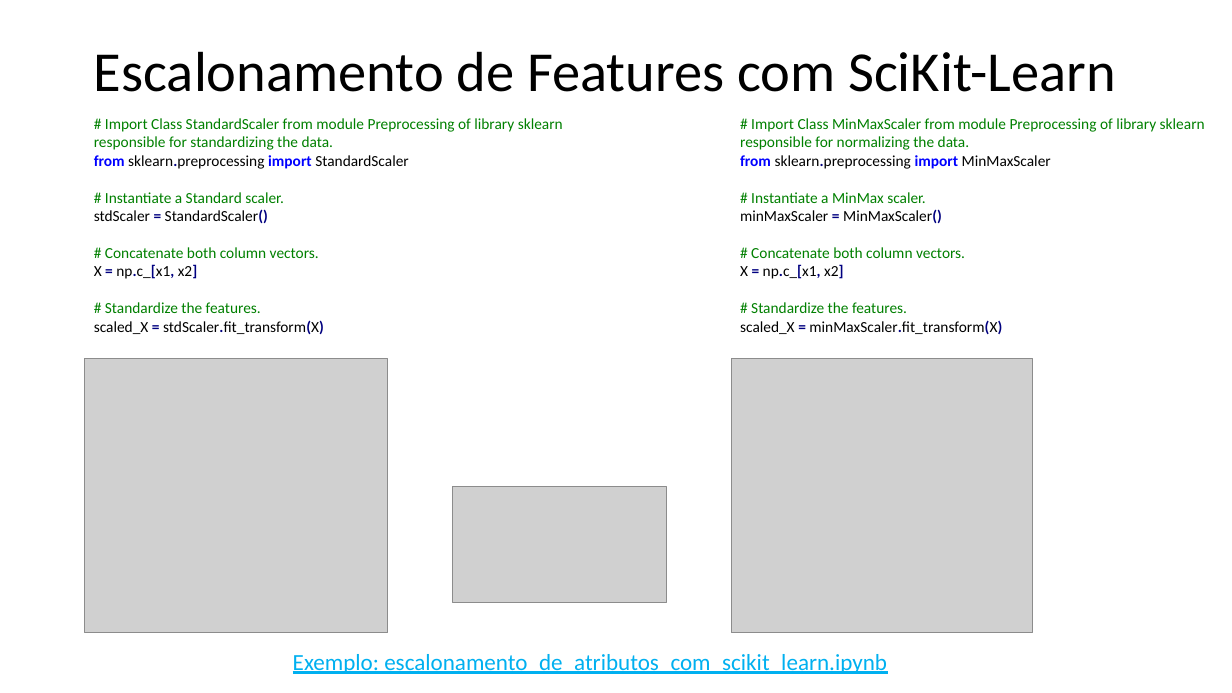
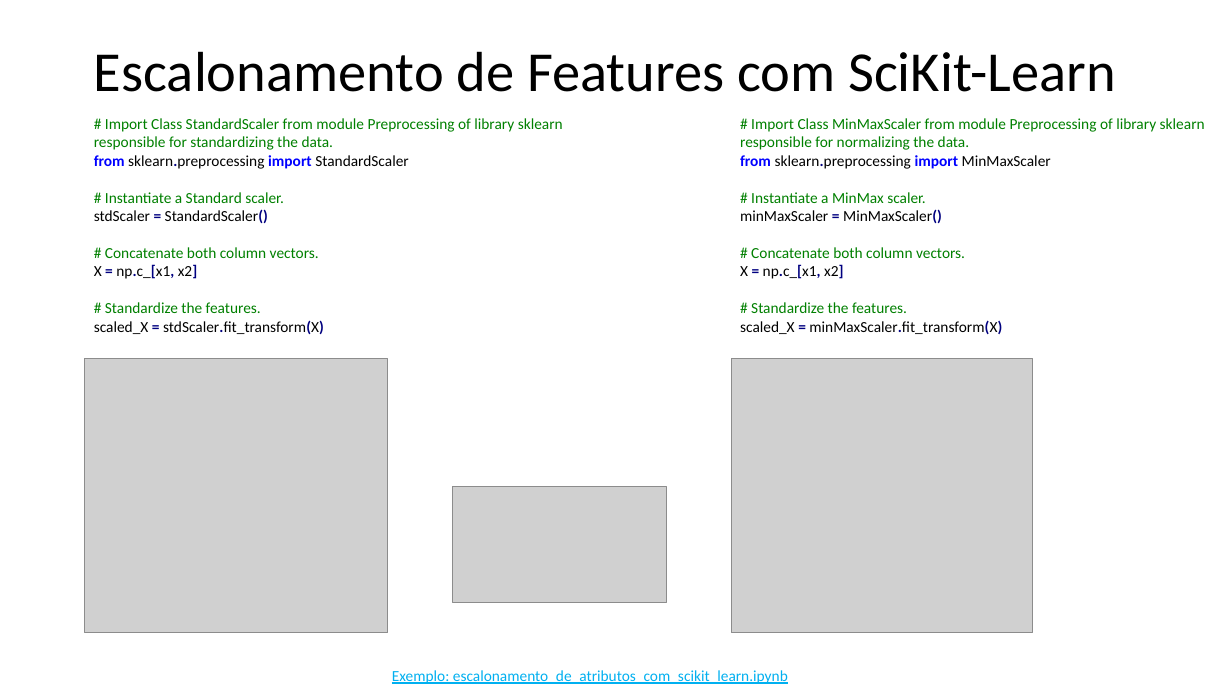
Before and after one commit to zz4fap/t319_aprendizado_de_maquina, a slide deck: slide 12 of slides/T319_Regressão_Linear (Escalonamento de Atributos).pptx. Drawn at 1232x693 pixels with LibreOffice and Linux fonts; fonts in the diff are those of the drawing; grey boxes stand for pictures. Boxes give left, top, right and bottom in pixels: in the first picture for what was removed or moved away, otherwise in the second. Text is boxed around its words. In the diff, an @@ line names an element or a change of style, - is before the commit and + after.

```diff
--- a/slides/T319_Regressão_Linear (Escalonamento de Atributos).pptx
+++ b/slides/T319_Regressão_Linear (Escalonamento de Atributos).pptx
@@ text "Exemplo: escalonamento_de_atributos_com_scikit_learn.ipynb": place and size @@
-text "Exemplo: escalonamento_de_atributos_com_scikit_learn.ipynb" at [293, 654, 887, 674]
+text "Exemplo: escalonamento_de_atributos_com_scikit_learn.ipynb" at [392, 670, 788, 684]
@@ text "Exemplo: escalonamento_de_atributos_com_scikit_learn.ipynb" at [392, 670, 788, 684]: size 18 to 12 pt @@
```
Also in this commit, not shown: 3 other slides changed, 3 other files.
